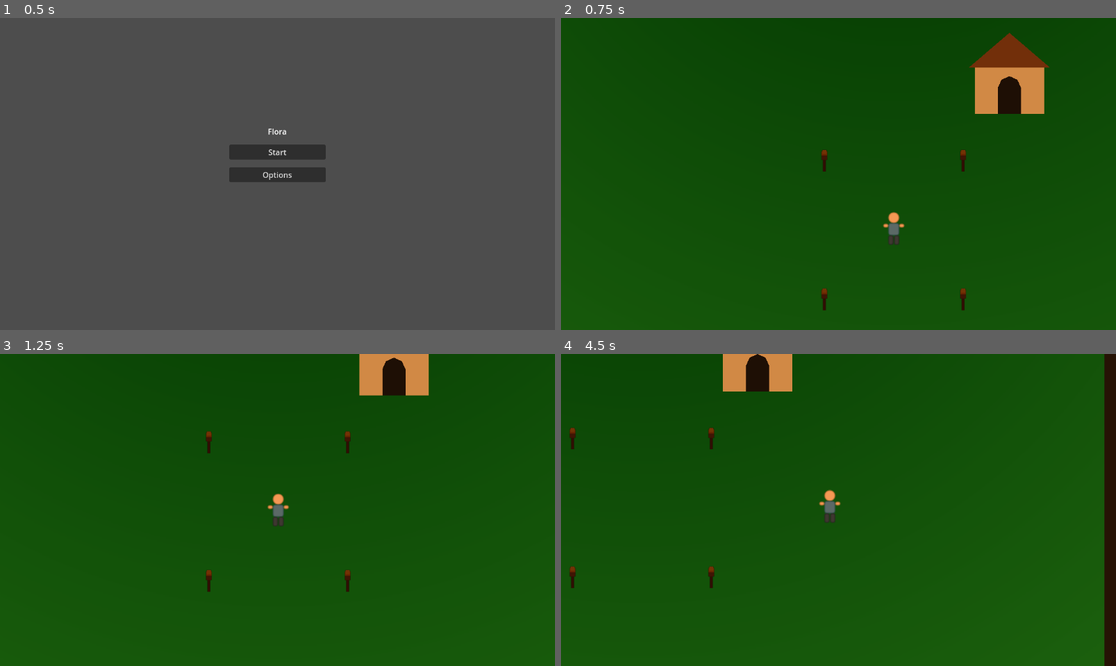
Above: before the commit, frames 1-4 (two rows, left to right).
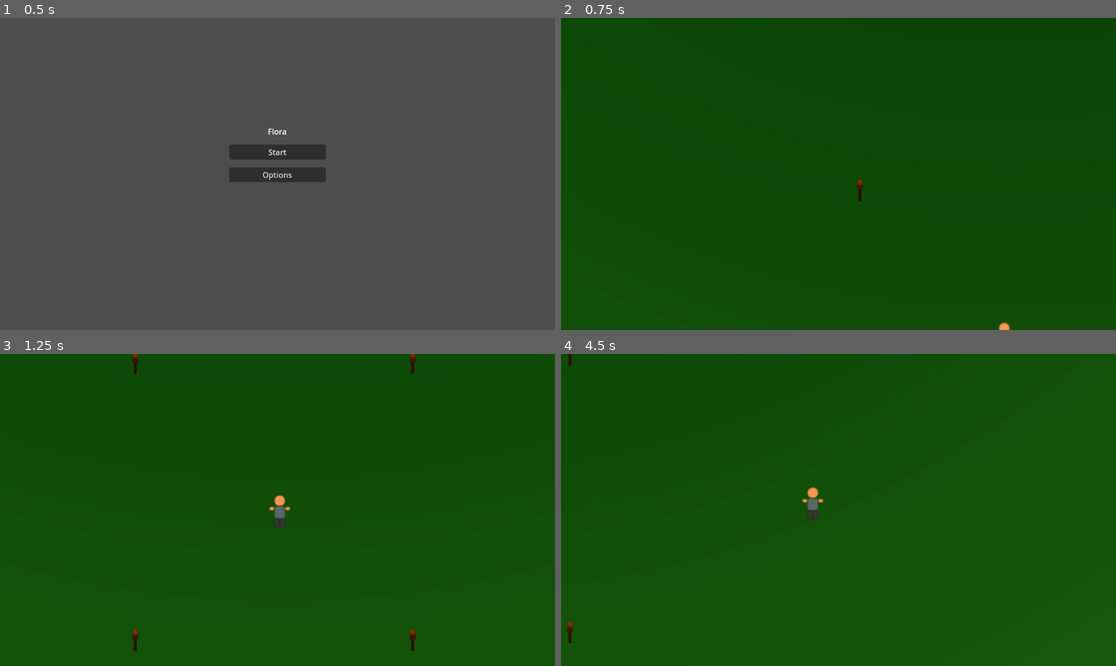
Above: after the commit, the same moments.

Repository: JohnDoeXXII/flora
Game: Godot game, scene res://scenes/main_menu/mainmenu.tscn
The game is run twice, just before and just after one commit, with the same random seed, the same clock (stepped at 60 frames per second) and the same inputs.
Inputs:
- Up to frame 1 (0.5 s): no input
- Up to frame 2 (0.75 s): click "Start" at 0.5 s
- Up to frame 3 (1.25 s): no input
- Up to frame 4 (4.5 s): hold Right (ui_right) 1.28-2.03 s; hold Down (ui_down) 2.03-2.78 s; hold Right (ui_right) 2.78-3.53 s; hold Up (ui_up) 3.53-4.28 s; hold Left (ui_left) from 4.28 s (still down)

Frame 1 is identical in both runs. In frame 2, 3.2% of the frame differs, in the area x 46-88%, y 4-100%; in frame 3, 2.2%; in frame 4, 4.4%, in the area x 1-100%, y 0-100%.

Commit message:
refactor: update TILE_SIZE to 64 to match Tiny Swords assets
- Config.TILE_SIZE: 32 → 64
- hut.tscn: scale all polygon vertices and collision shapes ×2
- hut_interior.tscn: scale floor, walls, exit area, and player spawn ×2

Player speed remains 6.25 tiles/sec (now 400px/s); hut visuals
preserved — sprite replacement tracked separately.

Co-authored-by: Copilot <223556219+Copilot@users.noreply.github.com>

Diff:
--- a/scenes/config.gd
+++ b/scenes/config.gd
@@ -1,3 +1,3 @@
 class_name Config
 
-const TILE_SIZE: int = 32
+const TILE_SIZE: int = 64
--- a/scenes/hut/hut.tscn
+++ b/scenes/hut/hut.tscn
@@ -3,46 +3,46 @@
 [ext_resource type="Script" path="res://scenes/hut/hut.gd" id="1_hut"]
 
 [sub_resource type="RectangleShape2D" id="WallLeft"]
-size = Vector2(32, 64)
+size = Vector2(64, 128)
 
 [sub_resource type="RectangleShape2D" id="WallRight"]
-size = Vector2(32, 64)
+size = Vector2(64, 128)
 
 [sub_resource type="RectangleShape2D" id="WallTop"]
-size = Vector2(32, 12)
+size = Vector2(64, 24)
 
 [sub_resource type="RectangleShape2D" id="DoorTrigger"]
-size = Vector2(28, 16)
+size = Vector2(56, 32)
 
 [node name="Hut" type="StaticBody2D"]
 script = ExtResource("1_hut")
 
 [node name="Body" type="Polygon2D" parent="."]
-polygon = PackedVector2Array(-48, 0, 48, 0, 48, -64, -48, -64)
+polygon = PackedVector2Array(-96, 0, 96, 0, 96, -128, -96, -128)
 color = Color(0.82, 0.72, 0.54, 1)
 
 [node name="Roof" type="Polygon2D" parent="."]
-polygon = PackedVector2Array(-56, -64, 56, -64, 0, -112)
+polygon = PackedVector2Array(-112, -128, 112, -128, 0, -224)
 color = Color(0.45, 0.25, 0.08, 1)
 
 [node name="Door" type="Polygon2D" parent="."]
-polygon = PackedVector2Array(-16, 0, 16, 0, 16, -36, 11, -47, 0, -52, -11, -47, -16, -36)
+polygon = PackedVector2Array(-32, 0, 32, 0, 32, -72, 22, -94, 0, -104, -22, -94, -32, -72)
 color = Color(0.12, 0.08, 0.04, 1)
 
 [node name="CollisionLeft" type="CollisionShape2D" parent="."]
-position = Vector2(-32, -32)
+position = Vector2(-64, -64)
 shape = SubResource("WallLeft")
 
 [node name="CollisionRight" type="CollisionShape2D" parent="."]
-position = Vector2(32, -32)
+position = Vector2(64, -64)
 shape = SubResource("WallRight")
 
 [node name="CollisionTop" type="CollisionShape2D" parent="."]
-position = Vector2(0, -58)
+position = Vector2(0, -116)
 shape = SubResource("WallTop")
 
 [node name="DoorArea" type="Area2D" parent="."]
-position = Vector2(0, -8)
+position = Vector2(0, -16)
 
 [node name="CollisionShape2D" type="CollisionShape2D" parent="DoorArea"]
 shape = SubResource("DoorTrigger")
--- a/scenes/hut_interior/hut_interior.tscn
+++ b/scenes/hut_interior/hut_interior.tscn
@@ -4,56 +4,56 @@
 [ext_resource type="PackedScene" uid="uid://cn4xw7bvqp2r8" path="res://scenes/player/player.tscn" id="2_player"]
 
 [sub_resource type="RectangleShape2D" id="WallH"]
-size = Vector2(320, 16)
+size = Vector2(640, 32)
 
 [sub_resource type="RectangleShape2D" id="WallV"]
-size = Vector2(16, 256)
+size = Vector2(32, 512)
 
 [sub_resource type="RectangleShape2D" id="ExitShape"]
-size = Vector2(48, 16)
+size = Vector2(96, 32)
 
 [node name="HutInterior" type="Node2D"]
 script = ExtResource("1_interior")
 
 [node name="Floor" type="ColorRect" parent="."]
-offset_right = 320.0
-offset_bottom = 256.0
+offset_right = 640.0
+offset_bottom = 512.0
 color = Color(0.55, 0.40, 0.22, 1)
 
 [node name="Walls" type="Node2D" parent="."]
 
 [node name="TopWall" type="StaticBody2D" parent="Walls"]
-position = Vector2(160, -8)
+position = Vector2(320, -16)
 
 [node name="CollisionShape2D" type="CollisionShape2D" parent="Walls/TopWall"]
 shape = SubResource("WallH")
 
 [node name="BottomWall" type="StaticBody2D" parent="Walls"]
-position = Vector2(160, 264)
+position = Vector2(320, 528)
 
 [node name="CollisionShape2D" type="CollisionShape2D" parent="Walls/BottomWall"]
 shape = SubResource("WallH")
 
 [node name="LeftWall" type="StaticBody2D" parent="Walls"]
-position = Vector2(-8, 128)
+position = Vector2(-16, 256)
 
 [node name="CollisionShape2D" type="CollisionShape2D" parent="Walls/LeftWall"]
 shape = SubResource("WallV")
 
 [node name="RightWall" type="StaticBody2D" parent="Walls"]
-position = Vector2(328, 128)
+position = Vector2(656, 256)
 
 [node name="CollisionShape2D" type="CollisionShape2D" parent="Walls/RightWall"]
 shape = SubResource("WallV")
 
 [node name="ExitArea" type="Area2D" parent="."]
-position = Vector2(160, 248)
+position = Vector2(320, 496)
 
 [node name="CollisionShape2D" type="CollisionShape2D" parent="ExitArea"]
 shape = SubResource("ExitShape")
 
 [node name="Player" parent="." instance=ExtResource("2_player")]
-position = Vector2(160, 200)
+position = Vector2(320, 400)
 
 [node name="Camera2D" type="Camera2D" parent="Player"]
 zoom = Vector2(1.5, 1.5)
